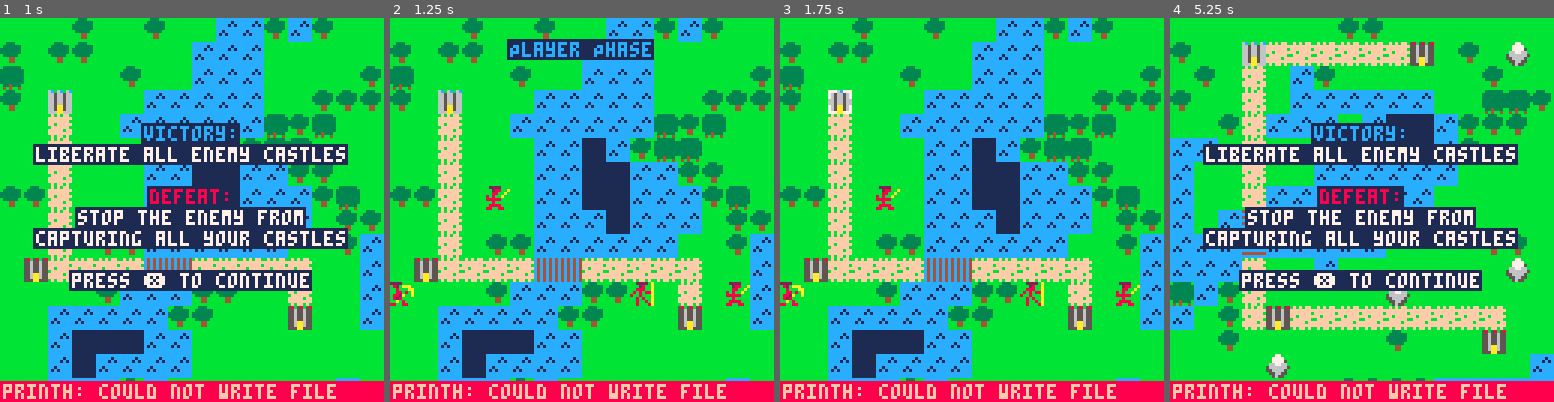
Above: before the commit, frames 1-4 (left to right).
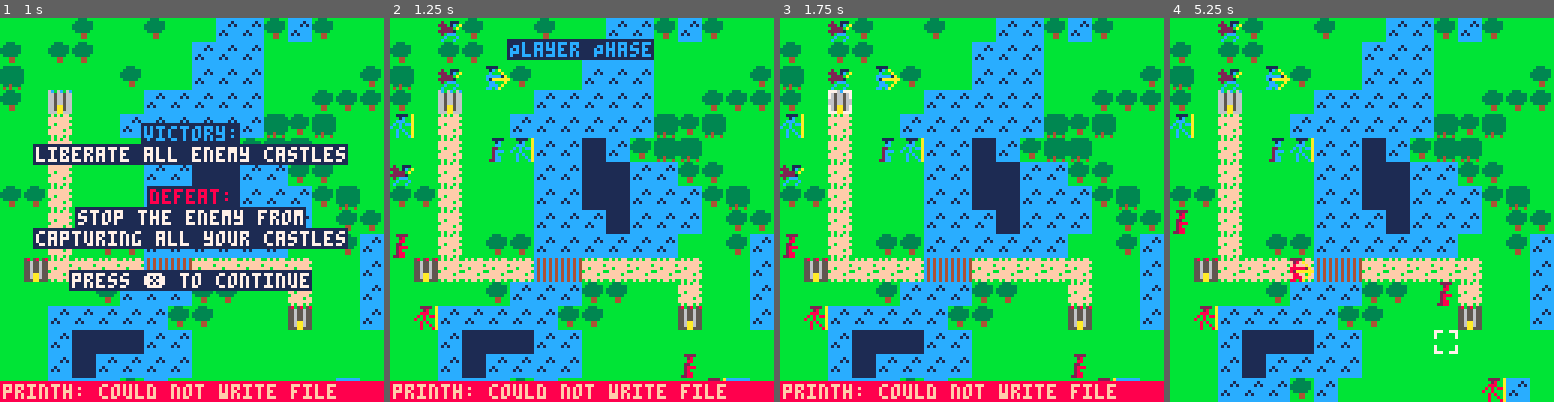
Above: after the commit, the same moments.

Repository: stavguo/pico-saga
Game: PICO-8 cartridge ftrpg.p8
The game is run twice, just before and just after one commit, with the same random seed, the same clock (stepped at 60 frames per second) and the same inputs.
Inputs:
- Up to frame 1 (1 s): tap X (X key) at 0.33 s; tap O (Z key) at 0.7 s
- Up to frame 2 (1.25 s): tap X (X key) at 1.07 s
- Up to frame 3 (1.75 s): hold Right from 1.6 s (still down); tap O (Z key) at 1.7 s
- Up to frame 4 (5.25 s): tap X (X key) every 1.12 s from 1.85 to 5.2 s; release Right at 2.1 s; tap O (Z key) every 0.4 s from 2.1 to 4.9 s; hold Up 2.15-2.42 s; hold Right 2.47-3.03 s; hold Left 3.08-3.58 s; hold Down 3.63-3.97 s; hold Right 4.02-4.68 s; hold Up 4.73-5.03 s; hold Left from 5.08 s (still down)

Frame 1 is identical in both runs. In frame 2, 2.4% of the frame differs, in the area x 0-94%, y 0-95%; in frame 3, 2.4%; in frame 4, 62%, in the area x 0-100%, y 0-100%.

Commit message:
Made player units spawn outside castle

Diff:
--- a/src/fsm.lua
+++ b/src/fsm.lua
@@ -24,6 +24,7 @@
             end)
             local active, exception = coresume(co)
             if exception then
+                printh("Error: "..exception, "logs/debug.txt")
                 stop(trace(co, exception))
             end
         end,
--- a/src/unit.lua
+++ b/src/unit.lua
@@ -12,11 +12,7 @@
 end
 
 function move_unit(u, new_idx, old_idx)
-    if CASTLES[old_idx] then
-        CASTLES[old_idx].units[vectoindex({u.x,u.y})]=nil
-    else
-        UNITS[vectoindex({u.x,u.y})]=nil
-    end
+    UNITS[vectoindex({u.x,u.y})]=nil
     u.x,u.y=unpack(indextovec(new_idx))
     UNITS[new_idx]=u
 end
@@ -41,18 +37,6 @@
 function get_random_class()
     local player_classes = get_keys(UNIT_STATS)
     return player_classes[flr(rnd(#player_classes)) + 1]
-end
-
-function populate_player_castle(castle, num_units)
-    for i = 1, num_units do
-        local row, pos = i \ 2, i % 2
-        local is_left = pos == 1
-        local x = is_left and 5 or 10
-        local y = row * 2 + (is_left and 3 or 1)
-
-        castle.units[vectoindex({x,y})] = create_unit(x, y, get_random_class(), "player", nil, false)
-        SUMMARY.players[2] += 1
-    end
 end
 
 function init_player_units(cursor)
@@ -65,11 +49,13 @@
         end
     end
 
-    local throne = rnd(1) < 0.5 and 7 or 8
-    player_castle.units[vectoindex({throne,1})] = create_unit(throne, 1, get_random_class(), "player", nil, false)
-    SUMMARY.players[2] += 1
-
-    populate_player_castle(player_castle, units_per_castle * num_enemy_castles)
+    local filtered_tiles, unit_count = tiles_near_castle(cursor, 4), units_per_castle * num_enemy_castles + 3
+    for i = 1, unit_count do
+        local tile_idx = filtered_tiles[i]
+        local x, y = unpack(indextovec(tile_idx))
+        UNITS[tile_idx]=create_unit(x, y, get_random_class(), "player", nil, false)
+        SUMMARY.players[2] += 1
+    end
 end
 
 function count_player_units(units)
@@ -104,19 +90,25 @@
     end
 end
 
+function tiles_near_castle(castle_idx, distance_from)
+    local traversable_tiles = find_traversable_tiles(castle_idx, distance_from)
+    local filtered_tiles = {}
+    for k, _ in pairs(traversable_tiles) do
+        if map_get(k) == 1 then
+            add(filtered_tiles, k)
+        end
+    end
+    SHUFFLE(filtered_tiles)
+    return filtered_tiles
+end
+
 function init_enemy_units(cursor)
+    local counts = count_player_units(UNITS)
+    local majority = find_majority_class(counts)
+    printh("majority unit: "..majority, "logs/debug.txt")
     for castle_idx, castle in pairs(CASTLES) do
         if castle.team == "enemy" then
-            -- Find traversable tiles around the castle within the specified movement distance
-            local traversable_tiles = find_traversable_tiles(castle_idx, 4)
-            local filtered_tiles = {}
-            for k, _ in pairs(traversable_tiles) do
-                if map_get(k) == 1 then
-                    add(filtered_tiles, k)
-                end
-            end
-
-            SHUFFLE(filtered_tiles)
+            local filtered_tiles = tiles_near_castle(castle_idx, 4)
 
             for i = 1, 2 do
                 if i <= #filtered_tiles then
@@ -124,9 +116,6 @@
                     local pos = indextovec(tileIdx)
                     local unit_class
                     if rnd(1) < 0.5 then
-                        local counts = count_player_units(CASTLES[cursor].units)
-                        local majority = find_majority_class(counts)
-                        printh("majority unit: "..majority, "logs/debug.txt")
                         unit_class = get_counter_class(majority)
                         printh("good matchup made: "..unit_class, "logs/debug.txt")
                     else
